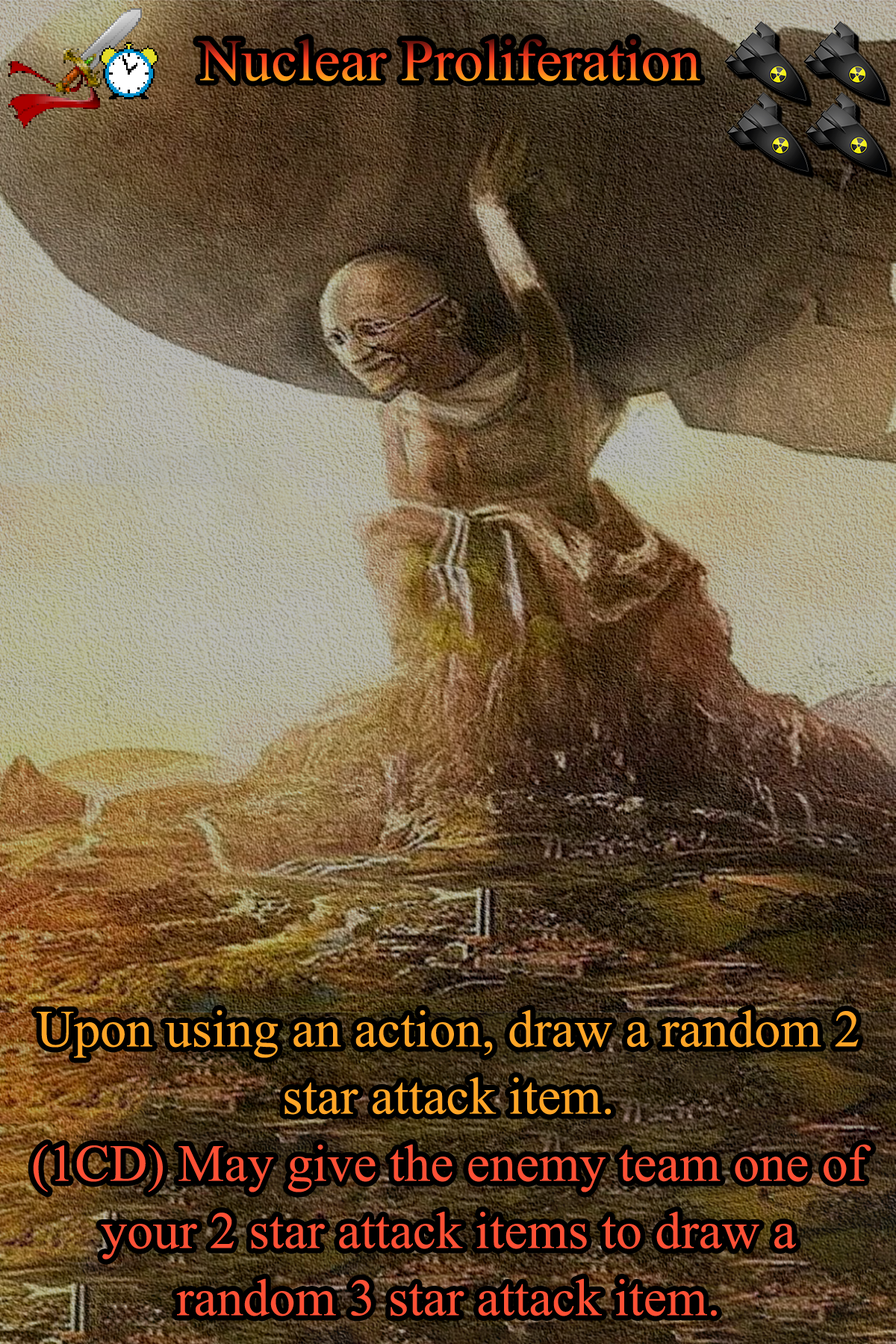
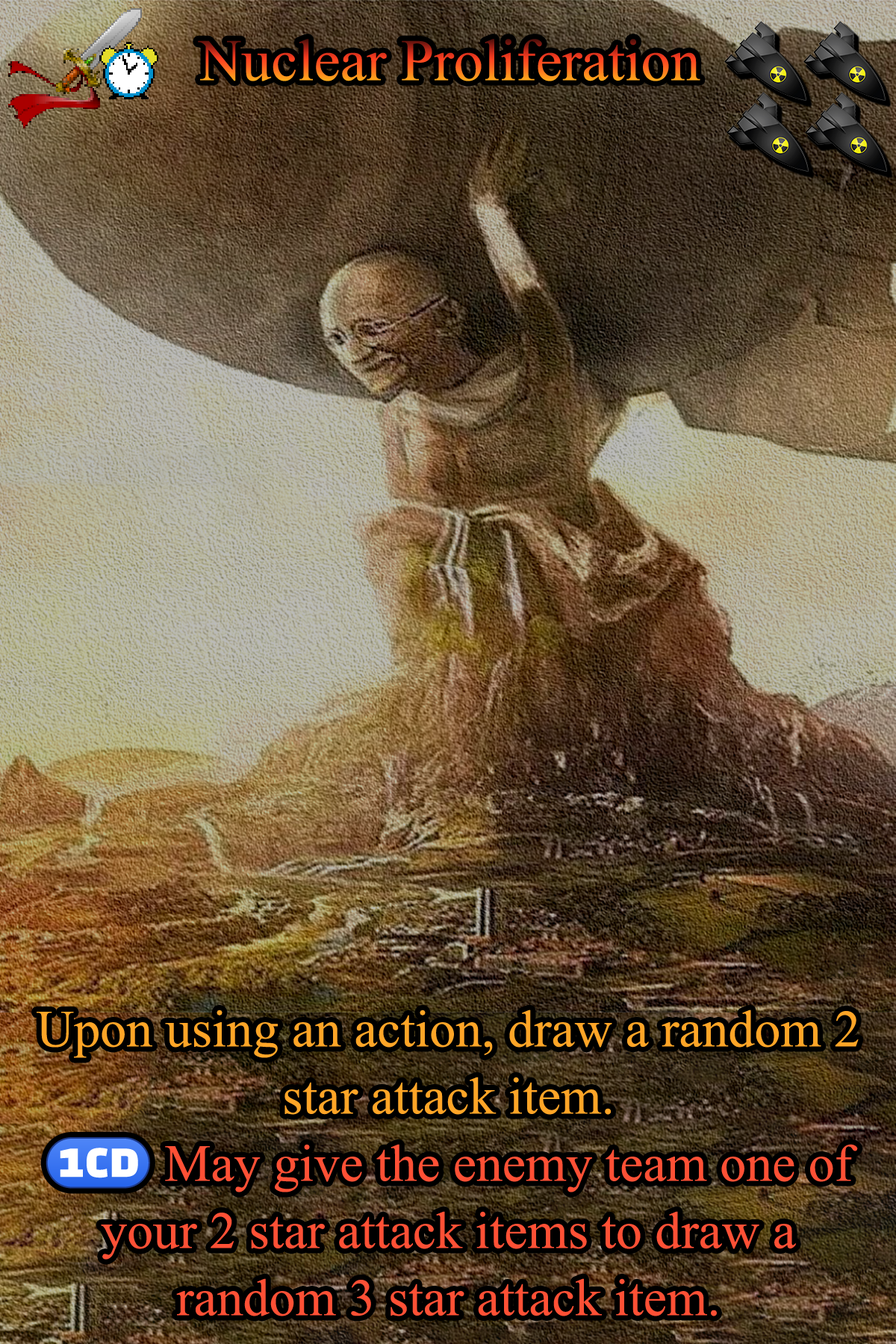
Before/after of a 896×1344 layered artwork. What changed in the layer stack:
painted on "Ability" over [32, 1012, 872, 1315]
